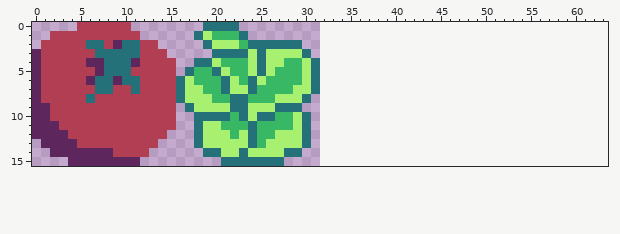
Two states of a pixel-art sprite, snake_chef/assets/images/ingredients.png. The first picture shows the starting point.
The file is 32x16 pixels. The old version is drawn lined up with the new one, on the new canvas.
The result:
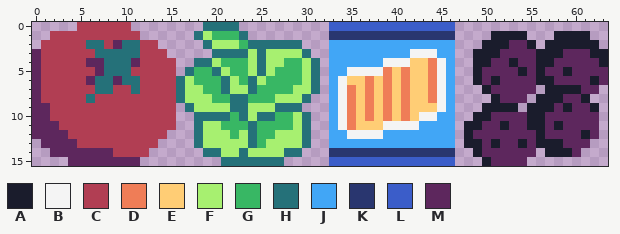
Palette (. is transparent): A #1a1c2c  B #f4f4f4  C #b13e53  D #ef7d57  E #ffcd75  F #a7f070  G #38b764  H #257179  J #41a6f6  K #29366f  L #3b5dc9  M #5d275d
Difference:
canvas 32x16 -> 64x16
Changed rows in their new state; - is an unchanged pixel.
first column x 33:
 0 LLLLLLLLLLLLLL-----------------
 1 KKKKKKKKKKKKKK----AAAA---AAAA--
 2 JJJJJJJJJJJJJJ---AAAMMA-AAAAAA-
 3 JJJJJJJJJBBBJJ--AAAMMMMAAAMMMAA
 4 JJJJJJBBBEEDBJ--AAMMAMMAAMMMMMA
 5 JJBBBBDEDEEDBJ--AMMMMAMAMMAMMMM
 6 JBEEDEDEDEEDBJ--AMAMMMMAAMMMMAM
 7 JBDEDEDEDEEDBJ---AMMMMM-AAAAMM-
 8 JBDEDEDEDEEDBJ----AMMM-AAAMMA--
 9 JBDEDEDEDEEEBJ---AAAA-AAAMAMMA-
10 JBDEDEDEDEBBJJ--AAMMMMAAMMMMMM-
11 JBDEEEBBBBJJJJ-AAMMAMMAAMAMMMM-
12 JJBBBBJJJJJJJJ-AMMMMMMMAMMMMAM-
13 JJJJJJJJJJJJJJ-AAMAMMAMAAAMMM--
14 KKKKKKKKKKKKKK--AMMMMMM-AAAM---
15 LLLLLLLLLLLLLL---AMMMM---------
